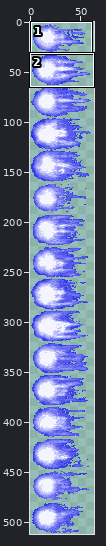
Sprite sheet, stored at Assets/Art/VFX/EngineFlare_02.png. The first picture is a wide view before the edit; the outline marks the close-up.
Close-up. Old version:
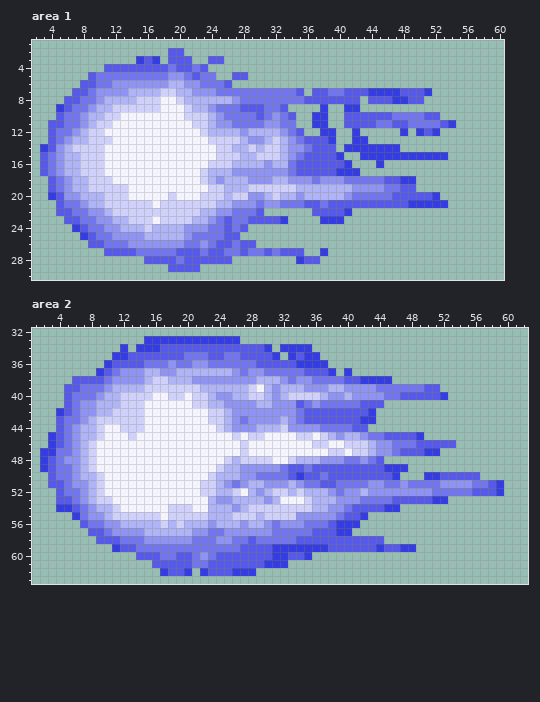
The file is 64x512 pixels. Pixels under 10% opacity are left out. Colours within 5 levels of each other are drawn and written as one. Shown: area 1: x 2..60, y 1..30; area 2: x 1..62, y 32..63. The commit also changed other parts of the picture, which this record leaves out.
After:
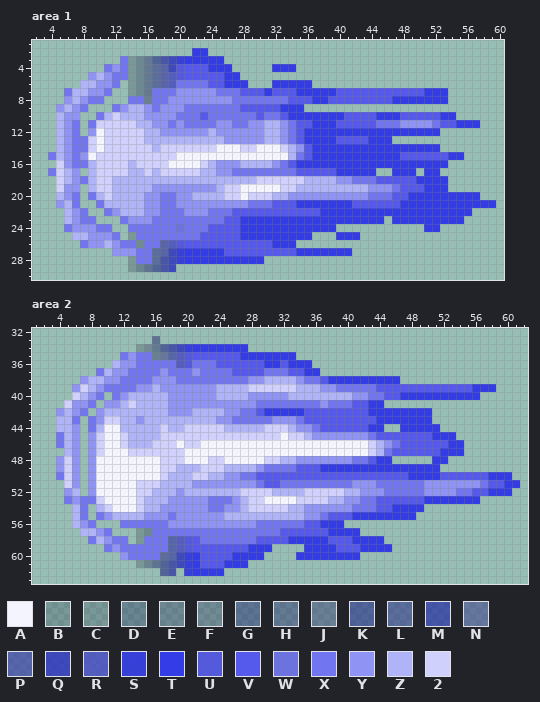
Palette (. is transparent): A #f4f4ff  B #0b0d3237  C #13143338  D #11144e56  E #1d1e4f56  F #26285156  G #181c6a75  H #27296c75  J #34366e75  K #1e238694  L #31338894  M #252aa2b3  N #42448b94  P #3c3fa5b3  Q #2b31bed2  R #4649c1d2  S #3139daf1  T #343ce7  U #5054ddf0  V #5559ec  W #6a6ee1f0  X #7175f0  Y #8f93f4  Z #afb3f8  2 #d0d0fc
From old to new:
Changed rows in their new state; - is an unchanged pixel.
Area 1:
first column x 3:
 2 ----------------..-TT------------------------------------
 3 ----------XCEHKMQSTTTTT----------------------------------
 4 --------XYXCEHLPQU-V-TTT-----TTT-------------------------
 5 ------YZY--CEHLPRUV-VVVTT.-------------------------------
 6 -----ZZYYX.CEHLPRXXX-VVTTT---TTTTT-----------------------
 7 ---XZZY-X..CEHXXXYY------VVVTVVVTTTTTV---VVVV----TT------
 8 ---YZY-X...XXJXXYYYYYYYYX------VV-TT----V-----TTTTT------
 9 --YZY-...XYZZYXYYYXXXX------VVTTT--.--..-----------------
10 --ZYY..XZ-ZZZYYYYXXXVXX------XVTTT--TT----TTTVVV--TT-----
11 -.ZY-.X--222ZZYYXYXXXX----YYZZY-VV--TV------XYYYY--VTTT--
12 -.ZYX.YA22222ZZYYYYYY-YYY-YY-----TT--TT-TTTTT-T-T--------
13 -.Z-XX-A-2222ZZZZZZZZZZYYY---ZYXVTTT-VVVVTTT-------------
14 ..ZYXX-A222222Z2222222AAA2-AAA2Z-VTTTT-------TTTTT-------
15 .-ZYXYA-222222222-----AAAAAAAAAZ--TTT-TT-----VVVVVVTT----
16 ..2YXXZ-222Z2222----2ZYYY---ZYXVTTTTTT-TTT-TTTTTTTT------
17 .-2-Y.Z-222ZZ2Z22222Z-YYXXXXXXX---------TT--TTT-TT-------
18 -.2ZYXZ--ZZZZZZZZZZZZ-Z---Z222222ZZZZ-Y---V--VVTTTT------
19 -.2-Y.Z--ZZZZZYYYYYYYYZ22AAAAA---------ZZ--Y---VTTT------
20 -.Z-X.X--ZZZZYYXXYYZZZZ2-A222Z-Y-YYYYY-YY-----TTT-TTTTT--
21 --YZ-..XZZZZZYYXXYYYYYYY--X-XVVVTTTTTTT------T-----TTTTTT
22 --.ZY-..XYZZZYYXXXYYYXXXVVV-VVVVVV-TTT-TTTTTTTTTTTTTTT---
23 ---ZY--...XYYYXXXXXXXX--VTTTTT-TTTT---TTTTT-TTTTTTTTT----
24 ---XYYY-X..XXXXXXWXXXVV-VTTTTTTTTTTTT-----------TT-------
25 ----ZZYYYX.CXXXXXXX-VVV--TTTTTTTTT---TTT-----------------
26 -----XYYZY-XFXXPRUVVVV--V--VVTTT-------------------------
27 --------.YYY--LPQSTTTTTVV-VV-V--TTT-TTT------------------
28 -----------CXXLMQSTTTTTTTTTT----...----------------------
29 -----------BDGKMQ...-------------------------------------
Area 2:
first column x 2:
33 -------------.G..........-----------------------------------
34 ----------.-CFHKMQSTTTTTTT...-....--------------------------
35 ---------.XYXXJNPRUVV--VVTTTT-T-...-------------------------
36 --------.ZYYX---XRUXX-VVVVV-TT-T--..------------------------
37 -------XZY-XXXX-XXXYXXXXVVVV---VVTT..-.---------------------
38 ----.YZZY-XXXXYYYXXXXXXXXX-Y--ZZ-X-VTTTT----T---------------
39 ---.Y2ZYXXXXYYZYYYYYYY-----22222-ZZ-YXXXXXVVVVVV--VVVVTTT---
40 ---.2ZYX.XYZZZZZYYYYYYZZ--YYY-YZZZZ-ZZ---XXVVTTTTT-TTTT-----
41 ---2Y-X.YYZ-ZZZZYYYYYYY----XXXXXX-XY---V-TT-----------------
42 --YZYX.Y-ZZZZZZZYYYZZZZY-XXVTTTTT---------TTTTTTT-----------
43 --ZZ-.XY--ZZYZZZZZZZZZYYX-XXX-Y---------VVTTTTTTT-----------
44 --ZZ-.XZ--ZZZZZ2ZZ2222--ZZZ-22-Z--XVVVV--TT--TTTTT----------
45 -.XZ-.Y---2ZZZZ222222222-2--22-2-ZYYY-YY--V----VVTTT--------
46 -.XZ-.Y2--2ZZZ222-22-----A--------AA--AAA2Z--VV----TT-------
47 ...Z-.Y2---2222222-------A----------AA-AA2ZXV---VVTTT-------
48 ..Y2-.Y--------222---22AAAAA-2ZZYYY---Y-XVTT-----TT---------
49 ..Y2-.Y--------22ZZZ22---ZZ-XX-X-V-TTTTTTTT---TTTT----------
50 -.-2-.YA-------2ZZZ22Z-YYXXVVVV-V--V--------VVTT-------VTTT-
51 -..2-.YA----222ZZZZYYYY-Y-YXVVXXX--XX--YY-X--X--YY----Y--VTT
52 --.YZ.YA----22ZZZYZZZZ--Z2222ZZ-Z22222ZZY--XXXXX-YYY----T-T-
53 --.XYXX-A---2ZZZYYYYYXXXY-22AA--2-22-Z----VV----T--TTTT-----
54 --..Z-.-2A--2ZZYYYYYYXXY-------ZZYYY--YXXX-V-TTT------------
55 ----Z-.XYZZZZYYYXYYYYYY-ZZZ-ZZZZZ--XVV-T-TTTTTT-------------
56 ----ZY-...XXXXXXYYYYY-YYY-YXX-XXXVVTT-..--------------------
57 -----ZZY-...CEXXXXXXX--XXXXXX-VVVV--T--T--------------------
58 ------XZYX-.CXXXPRUV--XX--XVVVVTTTTT---TTTT-----------------
59 --------XYXX----PRUVVVVVV-TTT....---T---TT-T...-------------
60 ----------YXXXXLPQSTVV--TTTT....T-TTTTTT--------------------
61 ------------BDGKMQSTV--TTT.....-----------------------------
62 ---------------KM.ST-TT....---------------------------------
Boxes around the changes in both close-ups, in picture pixels (x1, y1, x2, y2):
changed: (40, 48, 496, 272)
changed: (40, 336, 520, 576)
